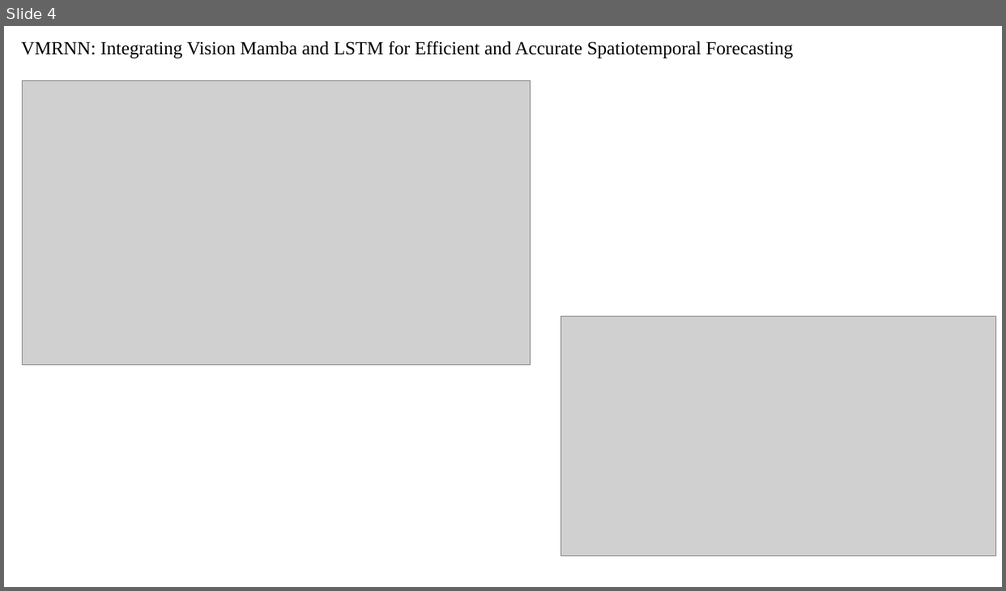
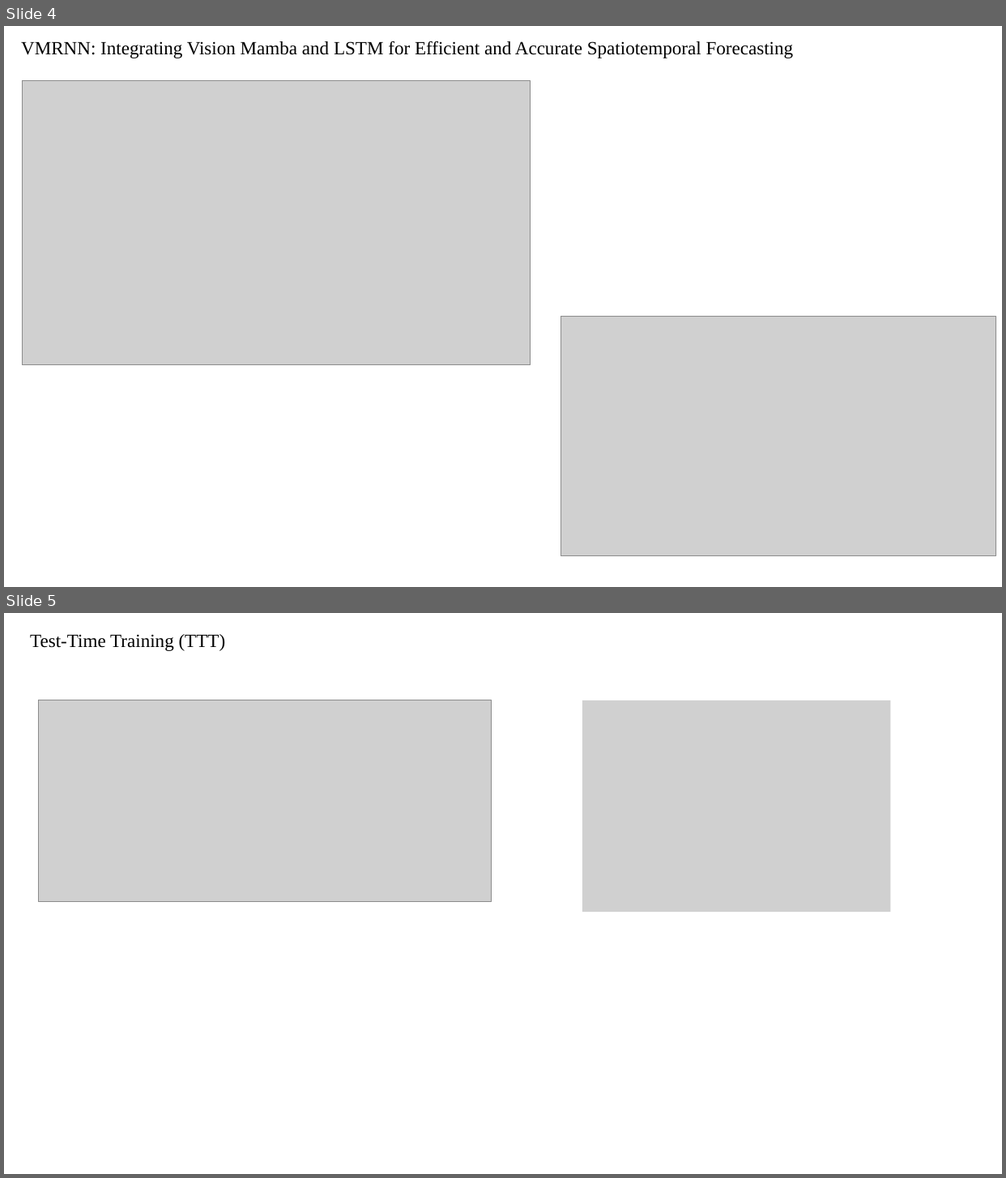
Before and after one commit to FreeZ3e/DeepLearning_silde, a slide deck: Week29 Mamba relative works.pptx. Shown one above the other, each under a label of ours: slide 4 before the commit, slides 4 and 5 after it. The pictures are 1006x591 and 1006x1178 pixels, drawn with LibreOffice and Linux fonts; fonts in the diff are those of the drawing; grey boxes stand for pictures. Boxes give left, top, right and bottom in pixels: in the first picture for what was removed or moved away, otherwise in the second. Text is boxed around its words. In the diff, an @@ line names an element or a change of style, - is before the commit and + after.

```diff
--- a/Week29 Mamba relative works.pptx
+++ b/Week29 Mamba relative works.pptx
@@ slide 5 added at (4, 613, 1002, 1174), background #FFFFFF @@
@@ text added at (30, 634, 226, 651), 18 pt, text #000000 @@
+Test-Time Training (TTT)
@@ picture added at (39, 700, 492, 902) @@
@@ picture added at (582, 700, 891, 913) @@
```
Also in this commit, not shown: 1 other file.
